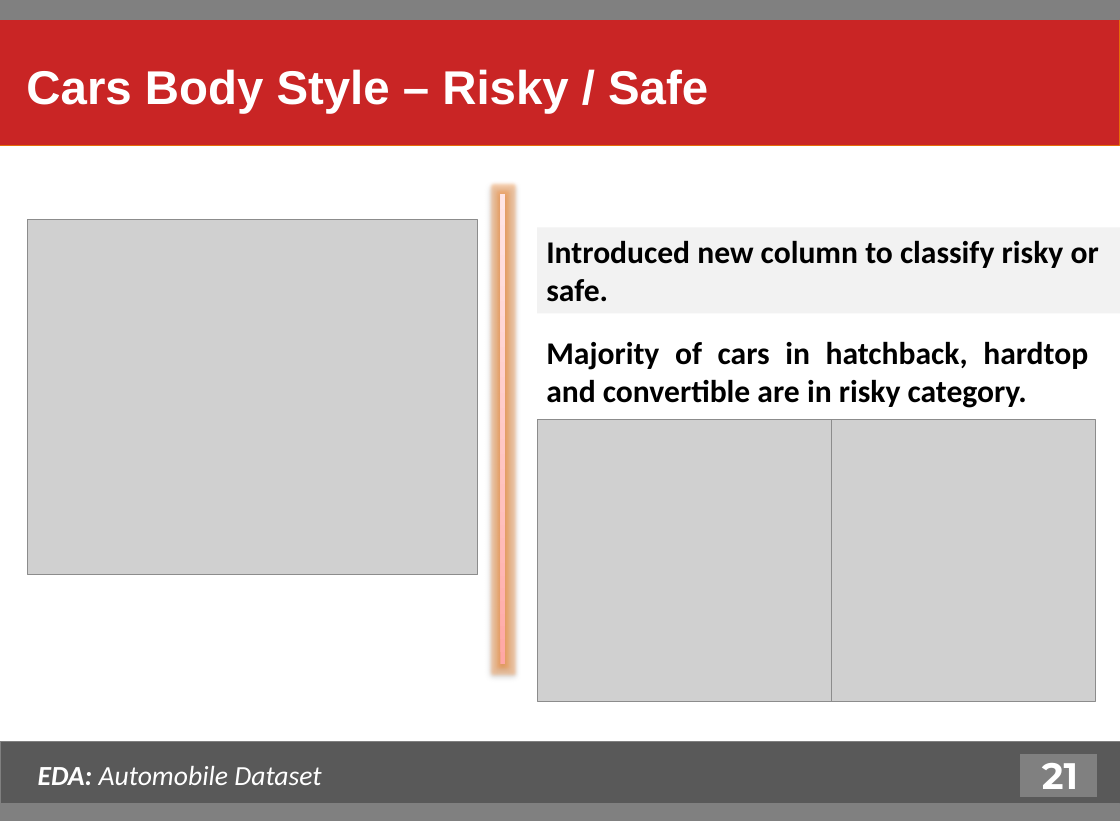
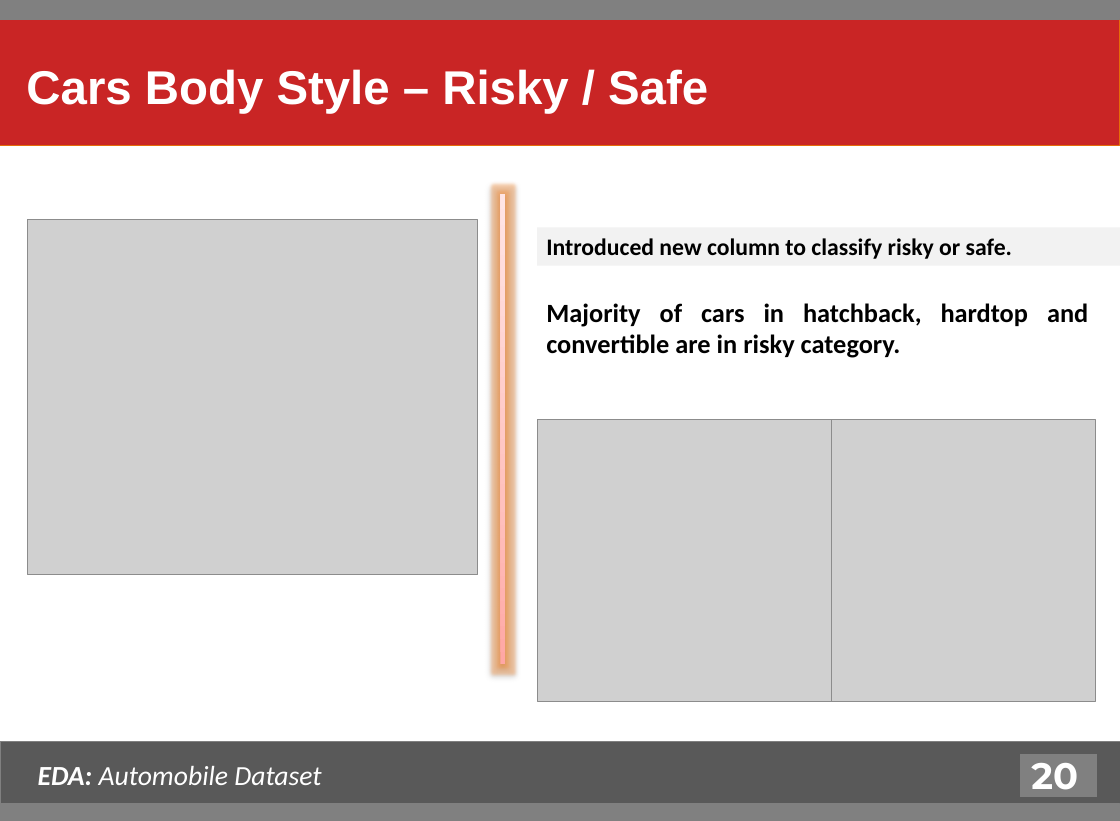
Before and after one commit to purnananda/Automobile_EDA, a slide deck: slide 21 of EDA_Automobile_Dataset.pptx. Drawn at 1120x821 pixels with LibreOffice and Linux fonts; fonts in the diff are those of the drawing; grey boxes stand for pictures. Boxes give left, top, right and bottom in pixels: in the first picture for what was removed or moved away, otherwise in the second. Text is boxed around its words. In the diff, an @@ line names an element or a change of style, - is before the commit and + after.

```diff
--- a/EDA_Automobile_Dataset.pptx
+++ b/EDA_Automobile_Dataset.pptx
@@ rectangle "Introduced new column to classify ...": place and size @@
-rectangle "Introduced new column to classify ..." at (537, 228, 1120, 314)
+rectangle "Introduced new column to classify ..." at (537, 228, 1120, 266)
@@ rectangle "Introduced new column to classify ..." at (537, 228, 1120, 266): size 24 to 18 pt @@
@@ text "Majority of cars in hatchback, ...": place and size @@
-text "Majority of cars in hatchback, ..." at (546, 341, 1088, 408)
+text "Majority of cars in hatchback, ..." at (546, 303, 1088, 358)
@@ text "Majority of cars in hatchback, ..." at (546, 303, 1088, 358): size 24 to 20 pt @@
@@ text at (1031, 763, 1078, 790): text changed @@
-21
+20
```
Also in this commit, not shown: 10 other slides changed, 1 slide added, 1 other file.
